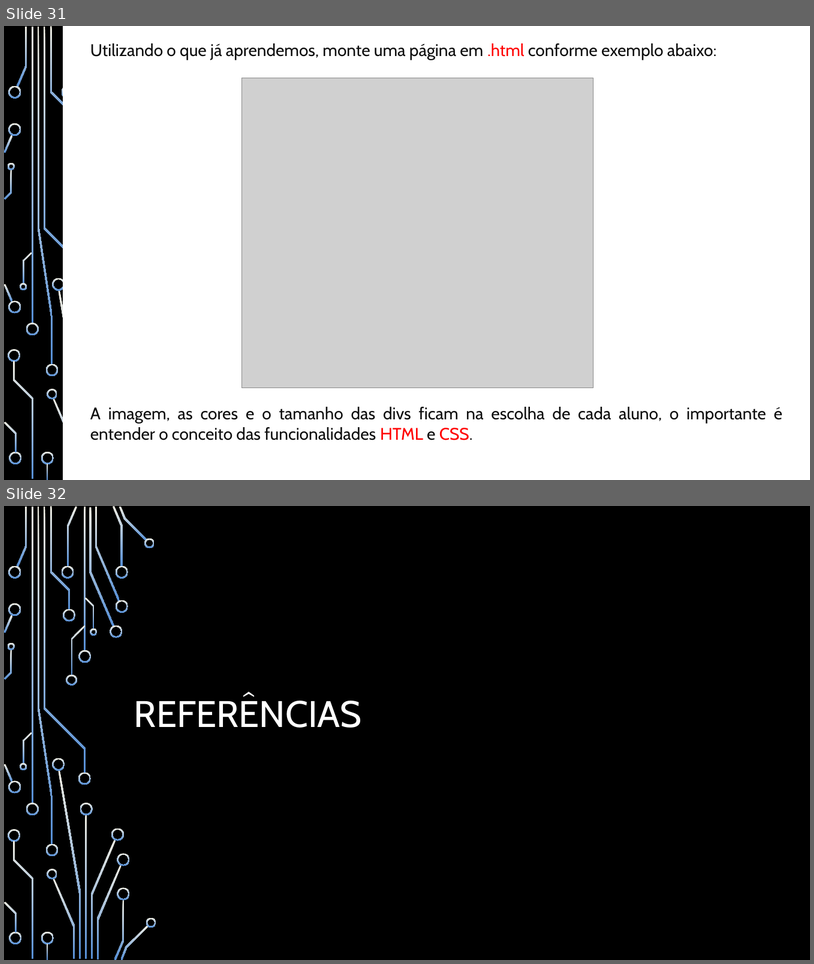
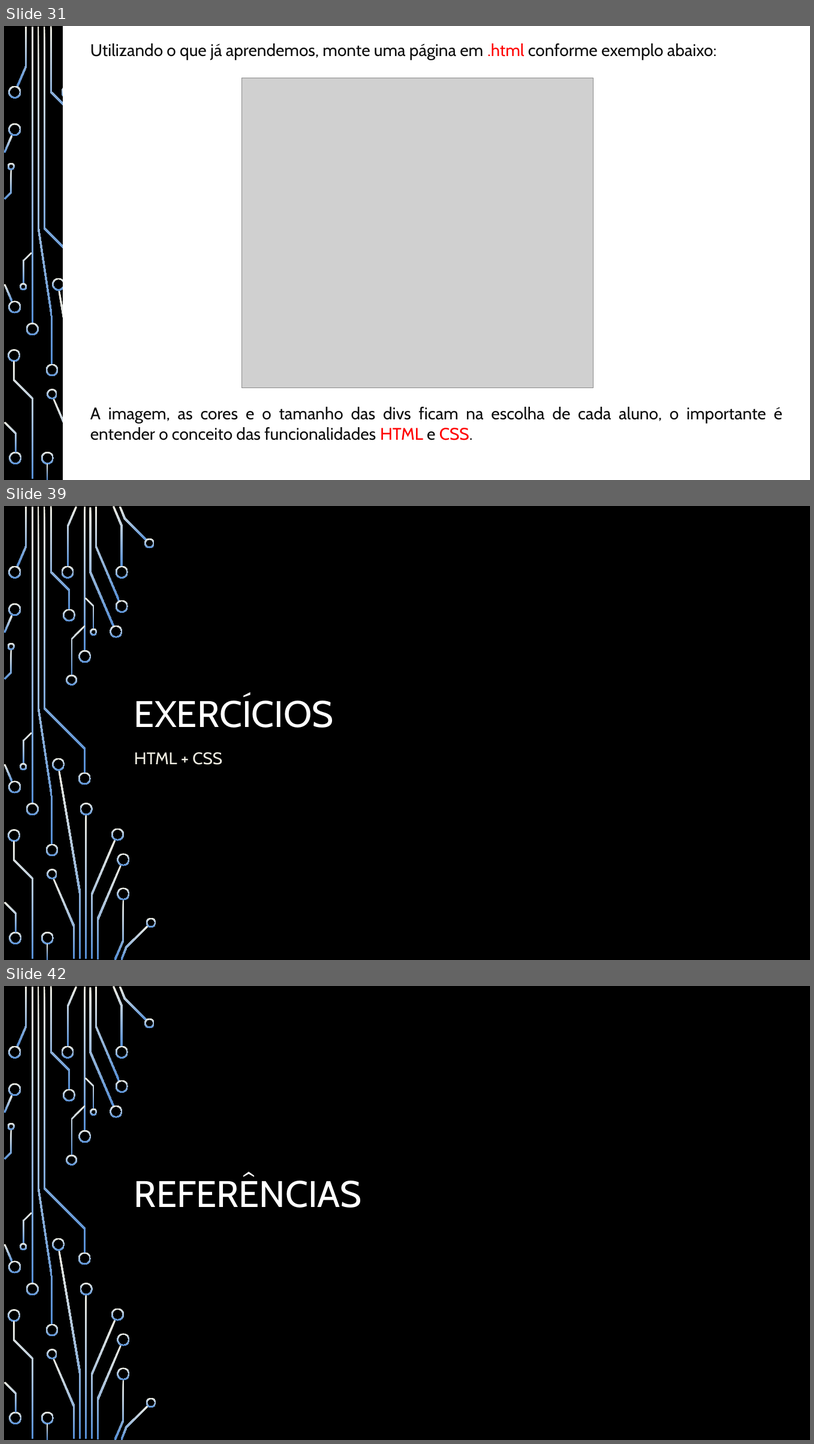
Before and after one commit to heitorsam/aulas_iep, a slide deck: documentos/Apostila - Desenvolvimento Web - IEP.pptx. Shown one above the other, each under a label of ours: slides 31 and 32 before the commit, slides 31, 39 and 42 after it; the slides between them are not shown. The pictures are 814x964 and 814x1444 pixels, drawn with LibreOffice and Linux fonts; fonts in the diff are those of the drawing; grey boxes stand for pictures; background and template pictures are left out. Boxes give left, top, right and bottom in pixels: in the first picture for what was removed or moved away, otherwise in the second. Text is boxed around its words. In the diff, an @@ line names an element or a change of style, - is before the commit and + after.

```diff
--- a/documentos/Apostila - Desenvolvimento Web - IEP.pptx
+++ b/documentos/Apostila - Desenvolvimento Web - IEP.pptx
@@ slide 39 added at box(4, 506, 810, 960), background picture (left out); not listed: 54 template elements that a slide beside it also shows @@
@@ title added at box(134, 696, 334, 727), 44 pt, text #FFFFFF @@
+EXERCÍCIOS
@@ subtitle added at box(134, 752, 222, 765), 20 pt, text #EEECE1 @@
+HTML + CSS
@@ what was slide 32 is now slide 42 @@
```
Also in this commit, not shown: 1 slide changed, 9 other slides added, 4 other files.
